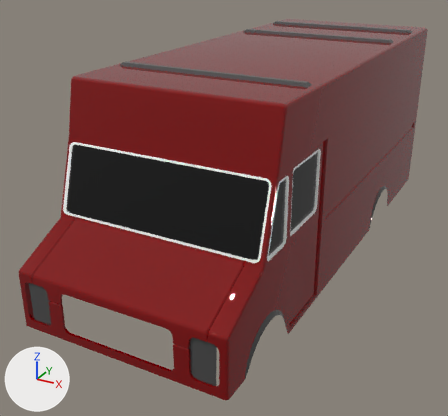
One commit to the FBX model Prototype/Assets/Game/V1/Art/Meshes/Vehicles/whiskey_salesman.fbx: the scene before it, then after it.
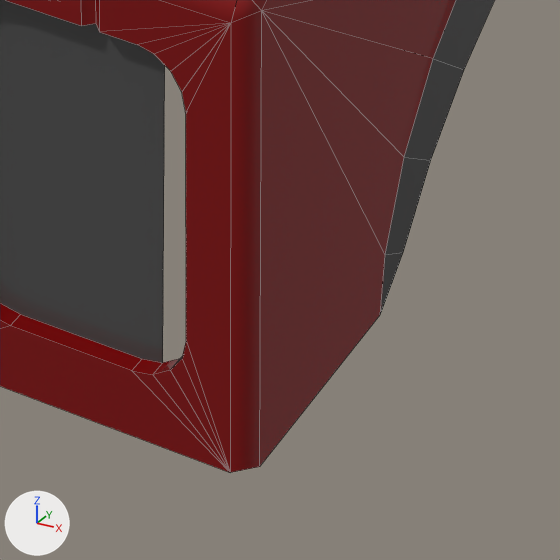
The first picture shows the older version from a camera (50 mm lens) standing at (0.275, -0.598, 0.355) and looking at (-0.029, -0.045, 0.079). The close-ups show both versions on the part from 44% to 60% of the width and 81% to 99% of the height of that picture; other places that the commit changed are outside them. Arrows for +X, +Y and +Z are at lower left; the lights stay in place. The close-ups show mesh edges as thin lines. Where no turn or scale is listed for an object, it has been applied to the vertices.

The first close-up shows 'Body_paintable', 'Details', 'Hood_paintable'.
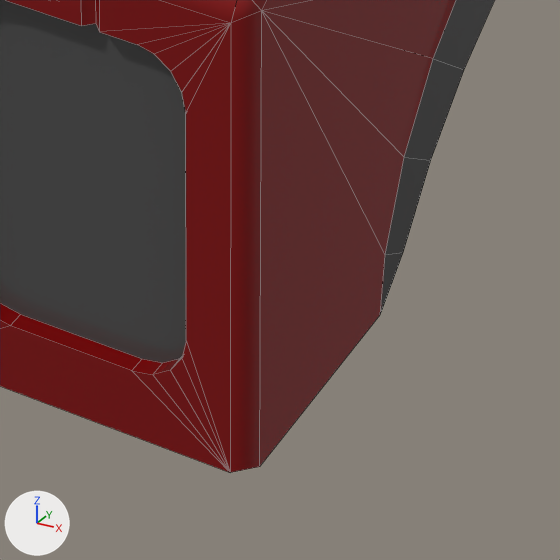
Boxes (x1, y1, x2, y2) around the edits, measured in the close-ups (560 x 560 px; the box of a moved part takes in the faces that stretch with it):
part 1 of me_mesh_003, moved or reshaped: before (160, 64, 165, 363); after (160, 64, 186, 363)

What changed in the scene script:
```text
Change me_mesh_003:
    where me_mesh_003.from_pydata(...)  # 136 vertices, 72 faces; spans x -0.105..0.105, y -0.276..0.224, z 0.029..0.246
    used by ob_details; location = (0.0, 0.0, 0.0)
    me_mesh_003 part 1
    me_mesh_003.vertices[6].co: (0.091, -0.276, 0.047) -> (0.098, -0.276, 0.047)
    me_mesh_003.vertices[7].co: (0.092, -0.276, 0.087) -> (0.098, -0.276, 0.087)
```
